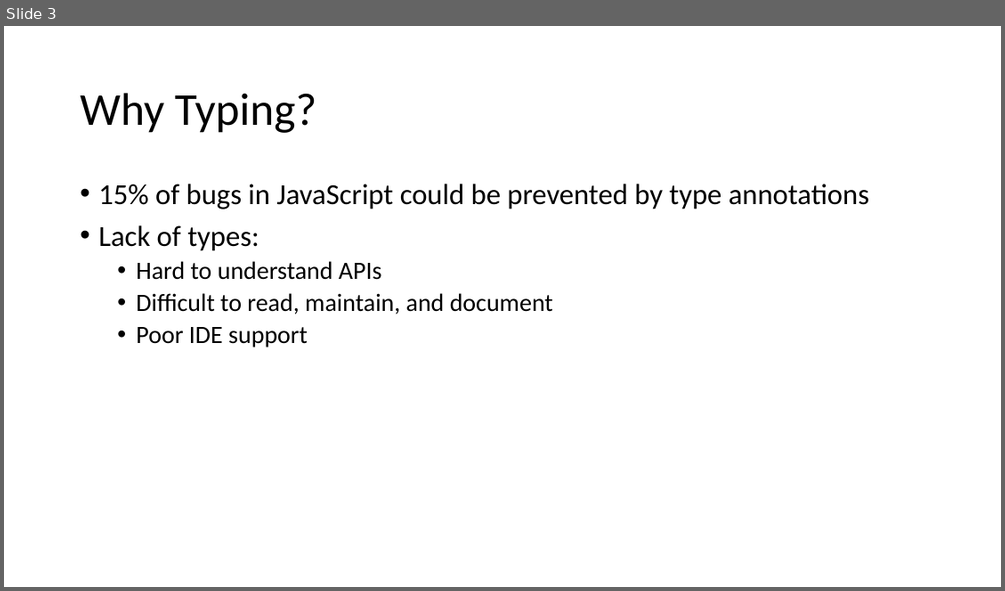
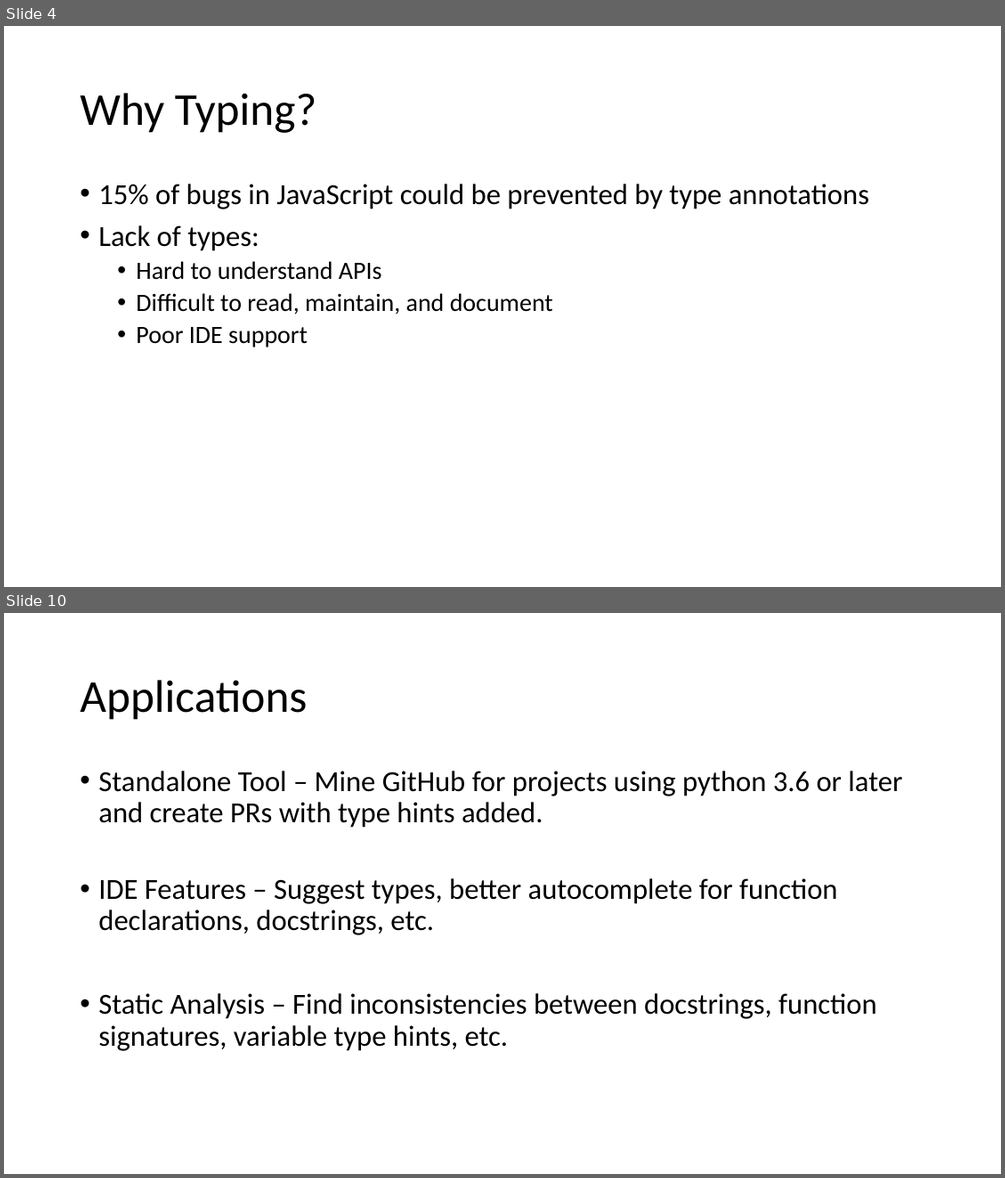
Before and after one commit to tjchambers32/ecs289-final, a slide deck: deeptyper for python.pptx. Shown one above the other, each under a label of ours: slide 3 before the commit, slides 4 and 10 after it; the slides between them are not shown. The pictures are 1005x591 and 1005x1178 pixels, drawn with LibreOffice and Linux fonts; fonts in the diff are those of the drawing. Boxes give left, top, right and bottom in pixels: in the first picture for what was removed or moved away, otherwise in the second. Text is boxed around its words. In the diff, an @@ line names an element or a change of style, - is before the commit and + after.

```diff
--- a/deeptyper for python.pptx
+++ b/deeptyper for python.pptx
@@ slide 10 added at (4, 613, 1001, 1174), background #FFFFFF @@
@@ title added at (80, 680, 307, 720), 44 pt, text #000000 @@
+Applications
@@ text added at (98, 771, 902, 1051), 28 pt, text #000000 @@
+• Standalone Tool – Mine GitHub for projects using python 3.6 or later and create PRs with type hints added.
+• IDE Features – Suggest types, better autocomplete for function declarations, docstrings, etc.
+• Static Analysis – Find inconsistencies between docstrings, function signatures, variable type hints, etc.
@@ what was slide 3 is now slide 4 @@
```
Also in this commit, not shown: 8 slides changed, 8 other slides added, 5 other files.
